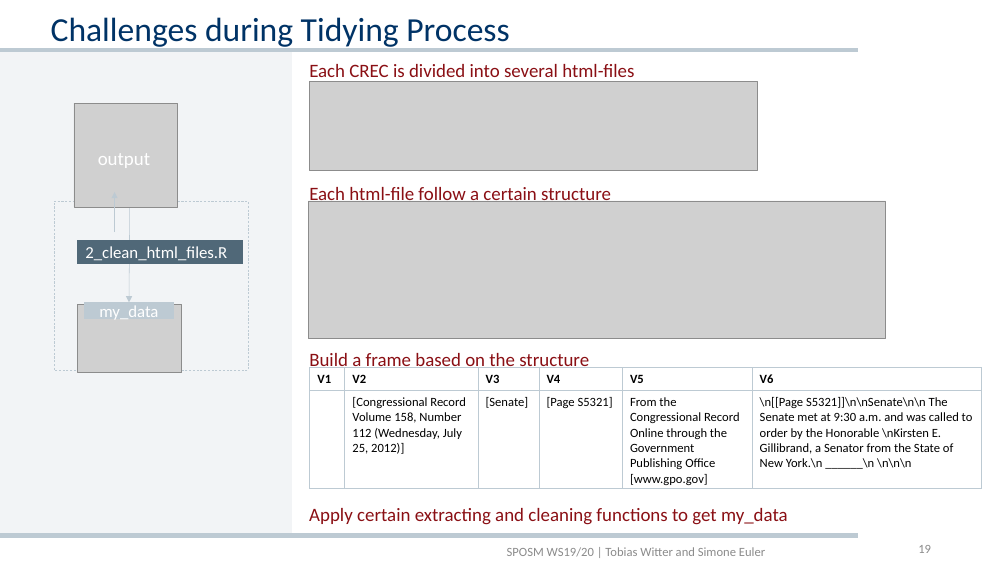
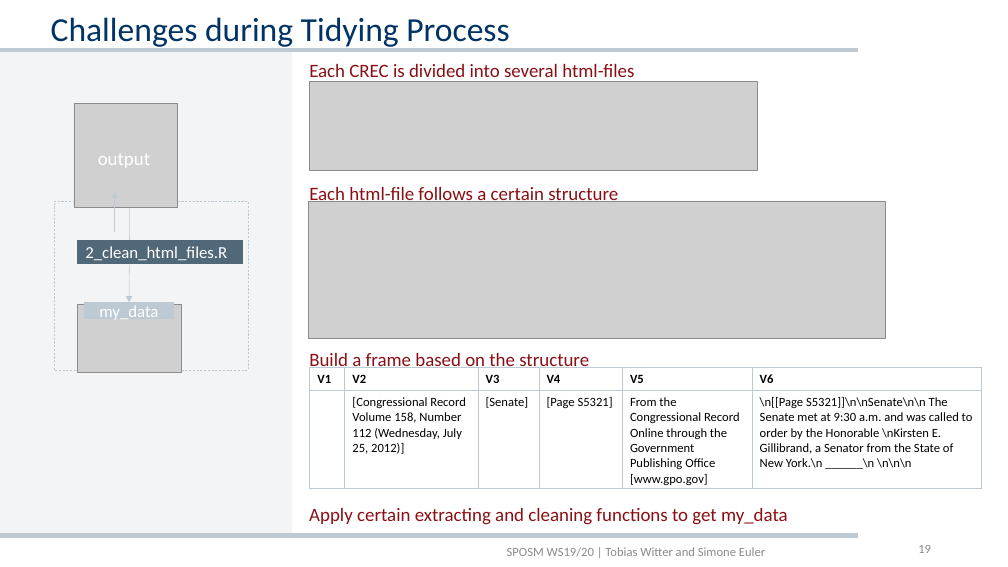
Before and after one commit to towitter/crec_scrape, a slide deck: slide 19 of pres/Presentation_SPOSM.pptx. Drawn at 1008x567 pixels with LibreOffice and Linux fonts; fonts in the diff are those of the drawing; grey boxes stand for pictures; background and template pictures are left out. Boxes give left, top, right and bottom in pixels: in the first picture for what was removed or moved away, otherwise in the second. Text is boxed around its words. In the diff, an @@ line names an element or a change of style, - is before the commit and + after.

```diff
--- a/pres/Presentation_SPOSM.pptx
+++ b/pres/Presentation_SPOSM.pptx
@@ text at [309,187,618,202]: text changed @@
-Each html-file follow a certain structure
+Each html-file follows a certain structure
```
Also in this commit, not shown: 3 other slides changed.
